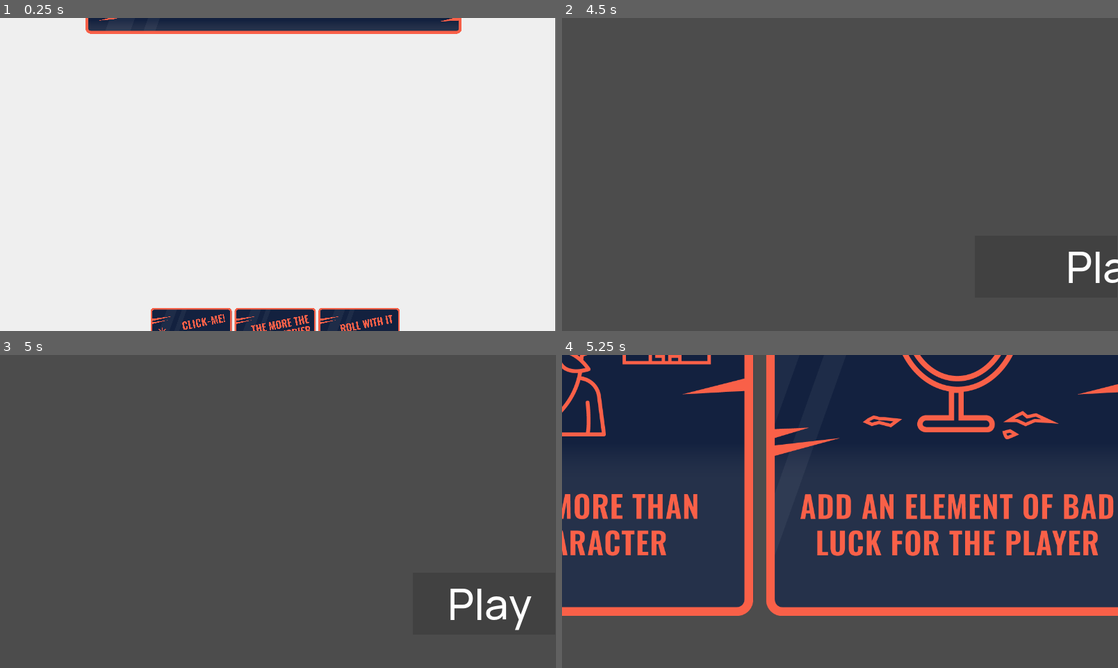
Above: before the commit, frames 1-4 (two rows, left to right).
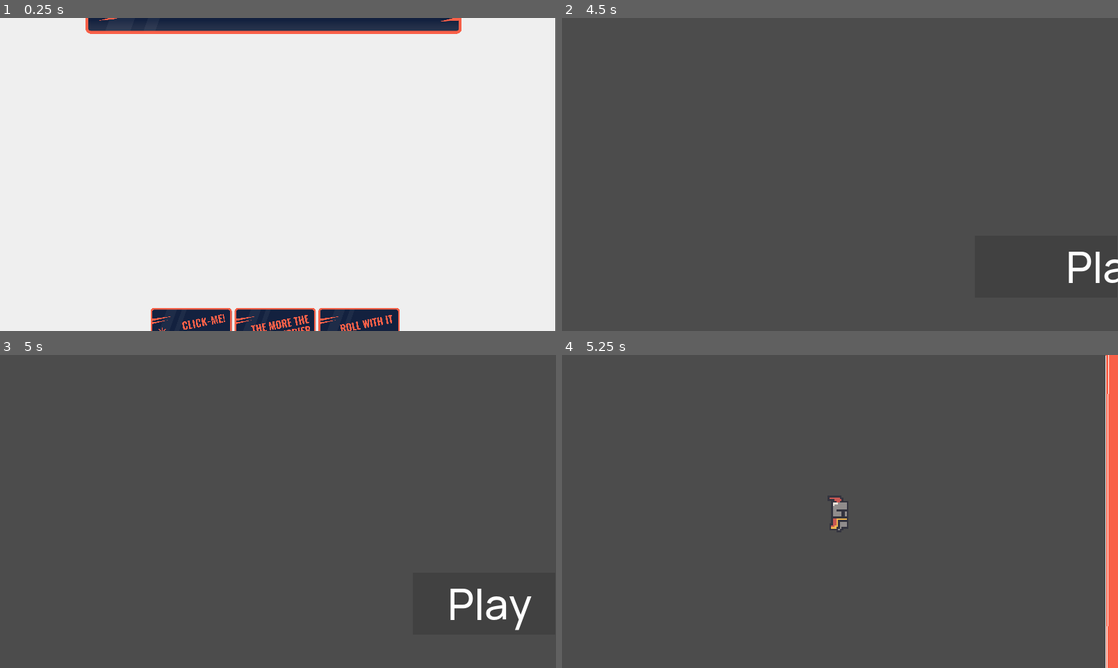
Above: after the commit, the same moments.

Repository: A-Sandwich/Godot-Wild-Jam-44-Fragile
Game: Godot game, scene res://SplashScreen/SplashScreen.tscn
Two runs of this game, one before a commit and one after it. Both use one fixed random seed, a clock stepped at 60 frames per second and the inputs below.
Inputs (mouse positions are in pixels of both pictures, inside the frame that each line leads up to):
- Up to frame 1 (0.25 s): no input
- Up to frame 2 (4.5 s): tap Enter (ui_accept) at 0.5, 0.77, 0.8, 1.07, 1.25, 1.35, 1.52, 1.82, 2, 2.3, 2.75, 3.02, 3.32, 3.6, 3.77, 4.07 s; hold D (move_right, bound only after the commit) 0.53-1.28 s; tap Space (attack, bound only after the commit) at 0.6, 1.55, 2.1, 2.85, 4.35 s; hold S (move_down, bound only after the commit) 1.28-2.03 s; hold D (move_right, bound only after the commit) 2.03-2.78 s; hold W (move_up, bound only after the commit) 2.78-3.53 s; hold A (move_left, bound only after the commit) from 3.53 s (still down)
- Up to frame 3 (5 s): keep holding A (move_left, bound only after the commit); tap Enter (ui_accept) at 4.52, 4.82 s
- Up to frame 4 (5.25 s): release A (move_left, bound only after the commit) at 5 s; click (1062, 602) at 5 s

Frames 1-3 are identical in both runs. In frame 4, 81% of the frame differs, in the area x 0-100%, y 0-100%.

Commit message:
shatter kind of works

Diff:
--- /dev/null
+++ b/Characters/Player.gd
@@ -0,0 +1,41 @@
+extends KinematicBody2D
+
+var SPEED = 200
+var SHATTERSPRITE = preload("res://Libs/ShatterSprite.tscn")
+
+func _ready():
+	pass
+
+func _physics_process(delta):
+	ProcessInput()
+
+func ProcessInput():
+	var direction = Vector2.ZERO
+	if Input.is_action_pressed("move_up"):
+		direction.y = -1
+	if Input.is_action_pressed("move_down"):
+		direction.y = 1
+	if Input.is_action_pressed("move_right"):
+		direction.x = 1
+	if Input.is_action_pressed("move_left"):
+		direction.x = -1
+
+	if Input.is_action_just_pressed("attack"):
+		$AnimatedSprite.stop()
+		$AnimatedSprite.visible = false
+		var shatterSprite = SHATTERSPRITE.instance()
+		shatterSprite.position = position
+		var image = $AnimatedSprite.frames.get_frame($AnimatedSprite.animation, $AnimatedSprite.frame).get_data()
+		var imgTexture = ImageTexture.new()
+		imgTexture.create_from_image(image, 0)
+		shatterSprite.texture = imgTexture
+		add_child(shatterSprite)
+		shatterSprite.shatter()
+		#$AnimatedSprite.stop()
+		#var texture = $AnimatedSprite.frames.get_frame($AnimatedSprite.animation, $AnimatedSprite.frame)
+		#$AnimatedSprite.visible = false
+		#$Sprite.texture = texture
+		#$Sprite.update()
+		#$Sprite/ShardEmitter.shatter()
+
+	move_and_slide(direction * SPEED)
--- /dev/null
+++ b/Characters/Player.tscn
@@ -0,0 +1,164 @@
+[gd_scene load_steps=30 format=2]
+
+[ext_resource path="res://Assets/Sprites/camelot_ v1.0/lancelot_.png" type="Texture" id=1]
+[ext_resource path="res://Characters/Player.gd" type="Script" id=2]
+[ext_resource path="res://Libs/ShardEmitter.tscn" type="PackedScene" id=3]
+
+[sub_resource type="AtlasTexture" id=1]
+atlas = ExtResource( 1 )
+region = Rect2( 0, 0, 24, 24 )
+
+[sub_resource type="AtlasTexture" id=2]
+atlas = ExtResource( 1 )
+region = Rect2( 24, 0, 24, 24 )
+
+[sub_resource type="AtlasTexture" id=3]
+atlas = ExtResource( 1 )
+region = Rect2( 48, 0, 24, 24 )
+
+[sub_resource type="AtlasTexture" id=4]
+atlas = ExtResource( 1 )
+region = Rect2( 72, 0, 24, 24 )
+
+[sub_resource type="AtlasTexture" id=5]
+atlas = ExtResource( 1 )
+region = Rect2( 0, 48, 24, 24 )
+
+[sub_resource type="AtlasTexture" id=6]
+atlas = ExtResource( 1 )
+region = Rect2( 24, 48, 24, 24 )
+
+[sub_resource type="AtlasTexture" id=7]
+atlas = ExtResource( 1 )
+region = Rect2( 48, 48, 24, 24 )
+
+[sub_resource type="AtlasTexture" id=8]
+atlas = ExtResource( 1 )
+region = Rect2( 72, 48, 24, 24 )
+
+[sub_resource type="AtlasTexture" id=9]
+atlas = ExtResource( 1 )
+region = Rect2( 0, 24, 24, 24 )
+
+[sub_resource type="AtlasTexture" id=10]
+atlas = ExtResource( 1 )
+region = Rect2( 24, 24, 24, 24 )
+
+[sub_resource type="AtlasTexture" id=11]
+atlas = ExtResource( 1 )
+region = Rect2( 48, 24, 24, 24 )
+
+[sub_resource type="AtlasTexture" id=12]
+atlas = ExtResource( 1 )
+region = Rect2( 72, 24, 24, 24 )
+
+[sub_resource type="AtlasTexture" id=13]
+atlas = ExtResource( 1 )
+region = Rect2( 0, 120, 24, 24 )
+
+[sub_resource type="AtlasTexture" id=14]
+atlas = ExtResource( 1 )
+region = Rect2( 24, 120, 24, 24 )
+
+[sub_resource type="AtlasTexture" id=15]
+atlas = ExtResource( 1 )
+region = Rect2( 48, 120, 24, 24 )
+
+[sub_resource type="AtlasTexture" id=16]
+atlas = ExtResource( 1 )
+region = Rect2( 72, 120, 24, 24 )
+
+[sub_resource type="AtlasTexture" id=17]
+atlas = ExtResource( 1 )
+region = Rect2( 0, 72, 24, 24 )
+
+[sub_resource type="AtlasTexture" id=18]
+atlas = ExtResource( 1 )
+region = Rect2( 24, 72, 24, 24 )
+
+[sub_resource type="AtlasTexture" id=19]
+atlas = ExtResource( 1 )
+region = Rect2( 48, 72, 24, 24 )
+
+[sub_resource type="AtlasTexture" id=20]
+atlas = ExtResource( 1 )
+region = Rect2( 72, 72, 24, 24 )
+
+[sub_resource type="AtlasTexture" id=21]
+atlas = ExtResource( 1 )
+region = Rect2( 0, 96, 24, 24 )
+
+[sub_resource type="AtlasTexture" id=22]
+atlas = ExtResource( 1 )
+region = Rect2( 24, 96, 24, 24 )
+
+[sub_resource type="AtlasTexture" id=23]
+atlas = ExtResource( 1 )
+region = Rect2( 48, 96, 24, 24 )
+
+[sub_resource type="AtlasTexture" id=24]
+atlas = ExtResource( 1 )
+region = Rect2( 72, 96, 24, 24 )
+
+[sub_resource type="SpriteFrames" id=25]
+animations = [ {
+"frames": [ SubResource( 1 ), SubResource( 2 ), SubResource( 3 ), SubResource( 4 ) ],
+"loop": true,
+"name": "default",
+"speed": 5.0
+}, {
+"frames": [ SubResource( 5 ), SubResource( 6 ), SubResource( 7 ), SubResource( 8 ) ],
+"loop": true,
+"name": "Run",
+"speed": 5.0
+}, {
+"frames": [ SubResource( 9 ), SubResource( 10 ), SubResource( 11 ), SubResource( 12 ) ],
+"loop": true,
+"name": "Walk",
+"speed": 5.0
+}, {
+"frames": [ SubResource( 13 ), SubResource( 14 ), SubResource( 15 ), SubResource( 16 ) ],
+"loop": true,
+"name": "Died",
+"speed": 2.0
+}, {
+"frames": [ SubResource( 17 ), SubResource( 18 ), SubResource( 19 ), SubResource( 20 ) ],
+"loop": true,
+"name": "Turn",
+"speed": 5.0
+}, {
+"frames": [ SubResource( 21 ), SubResource( 22 ), SubResource( 23 ), SubResource( 24 ) ],
+"loop": true,
+"name": "Damage",
+"speed": 5.0
+} ]
+
+[sub_resource type="CapsuleShape2D" id=26]
+radius = 5.0
+height = 8.0
+
+[node name="Player" type="KinematicBody2D"]
+collision_layer = 0
+collision_mask = 0
+script = ExtResource( 2 )
+
+[node name="AnimatedSprite" type="AnimatedSprite" parent="."]
+frames = SubResource( 25 )
+animation = "Run"
+frame = 3
+
+[node name="ShardEmitter" parent="AnimatedSprite" instance=ExtResource( 3 )]
+visible = false
+scale = Vector2( 1, 1 )
+nbr_of_shards = 10
+
+[node name="Sprite" type="Sprite" parent="AnimatedSprite/ShardEmitter"]
+scale = Vector2( 0.1, 0.1 )
+
+[node name="CollisionShape2D" type="CollisionShape2D" parent="."]
+position = Vector2( -1, 4 )
+shape = SubResource( 26 )
+
+[node name="Camera2D" type="Camera2D" parent="."]
+current = true
+zoom = Vector2( 0.25, 0.25 )
--- a/Levels/Level00.tscn
+++ b/Levels/Level00.tscn
@@ -1,13 +1,19 @@
-[gd_scene load_steps=4 format=2]
+[gd_scene load_steps=5 format=2]
 
 [ext_resource path="res://Levels/Sprite.gd" type="Script" id=1]
 [ext_resource path="res://Assets/Images/GWJ/43-All-Cards.png" type="Texture" id=2]
 [ext_resource path="res://Libs/ShardEmitter.tscn" type="PackedScene" id=3]
+[ext_resource path="res://Characters/Player.tscn" type="PackedScene" id=4]
 
 [node name="Level00" type="Node2D"]
 
+[node name="Player" parent="." instance=ExtResource( 4 )]
+position = Vector2( 1163, 1399 )
+
 [node name="Sprite" type="Sprite" parent="."]
+position = Vector2( 2666, 1199 )
 texture = ExtResource( 2 )
 script = ExtResource( 1 )
 
 [node name="ShardEmitter" parent="Sprite" instance=ExtResource( 3 )]
+display_triangles = true
--- a/Libs/ShardEmitter.gd
+++ b/Libs/ShardEmitter.gd
@@ -5,8 +5,8 @@
 u/twinpixelriot
 """
 export(int, 200) var nbr_of_shards = 20 #sets the number of break points
-export(float) var threshhold = 10.0 #prevents slim triangles being created at the sprite edges
-export(float) var min_impulse = 50.0 #impuls of the shards upon breaking
+export(float) var threshhold = 1.0 #prevents slim triangles being created at the sprite edges
+export(float) var min_impulse = 20.0 #impuls of the shards upon breaking
 export(float) var max_impulse = 200.0
 export(float) var lifetime = 5.0 #lifetime of the shards
 export var display_triangles = false #debugging: display sprite triangulation
@@ -71,13 +71,193 @@
 		update()
 		call_deferred("add_shards")
 
+func sprite():
+	if get_parent() is AnimatedSprite:
+		var parent = get_parent()
+		var image = parent.frames.get_frame(parent.animation, parent.frame).get_data()
+		var imgTexture = ImageTexture.new()
+		imgTexture.create_from_image(image, 0)
+		$Sprite.texture = imgTexture
+		$Sprite.scale = $Sprite.scale * 10
+		$Sprite.update()
+		var _rect = $Sprite.get_rect()
+		var points = []
+		#add outer frame points
+		points.append(_rect.position)
+		points.append(_rect.position + Vector2(_rect.size.x, 0))
+		points.append(_rect.position + Vector2(0, _rect.size.y))
+		points.append(_rect.end)
+
+		#add random break points
+		for i in nbr_of_shards:
+			var p = _rect.position + Vector2(rand_range(0, _rect.size.x), rand_range(0, _rect.size.y))
+			#move outer points onto rectangle edges
+			if p.x < _rect.position.x + threshhold:
+				p.x = _rect.position.x
+			elif p.x > _rect.end.x - threshhold:
+				p.x = _rect.end.x
+			if p.y < _rect.position.y + threshhold:
+				p.y = _rect.position.y
+			elif p.y > _rect.end.y - threshhold:
+				p.y = _rect.end.y
+			points.append(p)
+
+		#calculate triangles
+		var delaunay = Geometry.triangulate_delaunay_2d(points)
+		for i in range(0, delaunay.size(), 3):
+			triangles.append([points[delaunay[i + 2]], points[delaunay[i + 1]], points[delaunay[i]]])
+
+		#create RigidBody2D shards
+		var texture = $Sprite.texture
+		for t in triangles:
+			var center = Vector2((t[0].x + t[1].x + t[2].x)/3.0,(t[0].y + t[1].y + t[2].y)/3.0)
+
+			var shard = SHARD.instance()
+			shard.position = center
+			shard.hide()
+			shards.append(shard)
+
+			#setup polygons & collision shapes
+			shard.get_node("Polygon2D").texture = texture
+			shard.get_node("Polygon2D").polygon = t
+			shard.get_node("Polygon2D").position = -center
+
+			#shrink polygon so that the collision shapes don't overlapp
+			var shrunk_triangles = Geometry.offset_polygon_2d(t, -2)
+			if shrunk_triangles.size() > 0:
+				shard.get_node("CollisionPolygon2D").polygon = shrunk_triangles[0]
+			else:
+				shard.get_node("CollisionPolygon2D").polygon = t
+			shard.get_node("CollisionPolygon2D").position = -center
+
+		update()
+		call_deferred("add_shards")
+
+func animated():
+	if get_parent() is AnimatedSprite:
+		var parent = get_parent()
+		var image = parent.frames.get_frame(parent.animation, parent.frame).get_data()
+		var texture = ImageTexture.new()
+		texture.create_from_image(image, 0)
+		var _rect = Rect2(parent.position, image.get_size())
+		var points = []
+		#add outer frame points
+		points.append(_rect.position)
+		points.append(_rect.position + Vector2(_rect.size.x, 0))
+		points.append(_rect.position + Vector2(0, _rect.size.y))
+		points.append(_rect.end)
+
+		#add random break points
+		for i in nbr_of_shards:
+			var p = _rect.position + Vector2(rand_range(0, _rect.size.x), rand_range(0, _rect.size.y))
+			#move outer points onto rectangle edges
+			if p.x < _rect.position.x + threshhold:
+				p.x = _rect.position.x
+			elif p.x > _rect.end.x - threshhold:
+				p.x = _rect.end.x
+			if p.y < _rect.position.y + threshhold:
+				p.y = _rect.position.y
+			elif p.y > _rect.end.y - threshhold:
+				p.y = _rect.end.y
+			points.append(p)
+
+		#calculate triangles
+		var delaunay = Geometry.triangulate_delaunay_2d(points)
+		for i in range(0, delaunay.size(), 3):
+			triangles.append([points[delaunay[i + 2]], points[delaunay[i + 1]], points[delaunay[i]]])
+
+		#create RigidBody2D shards
+		for t in triangles:
+			var center = Vector2((t[0].x + t[1].x + t[2].x)/3.0,(t[0].y + t[1].y + t[2].y)/3.0)
+
+			var shard = SHARD.instance()
+			shard.position = center
+			shard.hide()
+			shards.append(shard)
+
+			#setup polygons & collision shapes
+			shard.get_node("Polygon2D").texture = texture
+			shard.get_node("Polygon2D").polygon = t
+			shard.get_node("Polygon2D").position = -center
+
+			#shrink polygon so that the collision shapes don't overlapp
+			var shrunk_triangles = Geometry.offset_polygon_2d(t, -2)
+			if shrunk_triangles.size() > 0:
+				shard.get_node("CollisionPolygon2D").polygon = shrunk_triangles[0]
+			else:
+				shard.get_node("CollisionPolygon2D").polygon = t
+			shard.get_node("CollisionPolygon2D").position = -center
+
+		update()
+		call_deferred("add_shards")
 
 func add_shards() -> void:
 	for s in shards:
 		get_parent().add_child(s)
 
+func setup_animated_sprite():
+	if get_parent() is AnimatedSprite:
+		var parent = get_parent()
+		parent.stop()
+		var texture = parent.frames.get_frame(parent.animation, parent.frame)
+		texture.get_data().get_rect()
+		var texture_end = Vector2(parent.position.x + texture.get_width(), parent.position.y + texture.get_height())
+		var _size = texture.get_size()
+		var points = []
+		#add outer frame points
+		points.append(parent.position)
+		points.append(parent.position + Vector2(_size.x, 0))
+		points.append(parent.position + Vector2(0, _size.y))
+		points.append(texture_end)
+
+		#add random break points
+		for i in nbr_of_shards:
+			var p = parent.position + Vector2(rand_range(0, _size.x), rand_range(0, _size.y))
+			#move outer points onto rectangle edges
+			if p.x < parent.position.x + threshhold:
+				p.x = parent.position.x
+			elif p.x > texture_end.x - threshhold:
+				p.x = texture_end.x
+			if p.y < parent.position.y + threshhold:
+				p.y = parent.position.y
+			elif p.y > texture_end.y - threshhold:
+				p.y = texture_end.y
+			points.append(p)
+
+		#calculate triangles
+		var delaunay = Geometry.triangulate_delaunay_2d(points)
+		for i in range(0, delaunay.size(), 3):
+			triangles.append([points[delaunay[i + 2]], points[delaunay[i + 1]], points[delaunay[i]]])
+
+		#create RigidBody2D shards
+		for t in triangles:
+			var center = Vector2((t[0].x + t[1].x + t[2].x)/3.0,(t[0].y + t[1].y + t[2].y)/3.0)
+
+			var shard = SHARD.instance()
+			shard.position = center
+			shard.hide()
+			shards.append(shard)
+
+			#setup polygons & collision shapes
+			shard.get_node("Polygon2D").texture = texture
+			shard.get_node("Polygon2D").polygon = t
+			shard.get_node("Polygon2D").position = -center
+
+			#shrink polygon so that the collision shapes don't overlapp
+			var shrunk_triangles = Geometry.offset_polygon_2d(t, -2)
+			if shrunk_triangles.size() > 0:
+				shard.get_node("CollisionPolygon2D").polygon = shrunk_triangles[0]
+			else:
+				shard.get_node("CollisionPolygon2D").polygon = t
+			shard.get_node("CollisionPolygon2D").position = -center
+
+		update()
+		call_deferred("add_shards")
+
 
 func shatter() -> void:
+	if get_parent() is AnimatedSprite:
+		sprite()
 	randomize()
 	get_parent().self_modulate.a = 0
 	for s in shards:
--- /dev/null
+++ b/Libs/ShatterSprite.gd
@@ -0,0 +1,8 @@
+extends Sprite
+
+
+func _ready():
+	pass
+
+func shatter():
+	$ShardEmitter.shatter()
--- /dev/null
+++ b/Libs/ShatterSprite.tscn
@@ -0,0 +1,9 @@
+[gd_scene load_steps=3 format=2]
+
+[ext_resource path="res://Libs/ShardEmitter.tscn" type="PackedScene" id=1]
+[ext_resource path="res://Libs/ShatterSprite.gd" type="Script" id=2]
+
+[node name="ShatterSprite" type="Sprite"]
+script = ExtResource( 2 )
+
+[node name="ShardEmitter" parent="." instance=ExtResource( 1 )]
--- a/project.godot
+++ b/project.godot
@@ -49,6 +49,34 @@
 "svg/scale": 1.0
 }
 
+[input]
+
+move_right={
+"deadzone": 0.5,
+"events": [ Object(InputEventKey,"resource_local_to_scene":false,"resource_name":"","device":0,"alt":false,"shift":false,"control":false,"meta":false,"command":false,"pressed":false,"scancode":0,"physical_scancode":68,"unicode":0,"echo":false,"script":null)
+ ]
+}
+move_left={
+"deadzone": 0.5,
+"events": [ Object(InputEventKey,"resource_local_to_scene":false,"resource_name":"","device":0,"alt":false,"shift":false,"control":false,"meta":false,"command":false,"pressed":false,"scancode":0,"physical_scancode":65,"unicode":0,"echo":false,"script":null)
+ ]
+}
+move_up={
+"deadzone": 0.5,
+"events": [ Object(InputEventKey,"resource_local_to_scene":false,"resource_name":"","device":0,"alt":false,"shift":false,"control":false,"meta":false,"command":false,"pressed":false,"scancode":0,"physical_scancode":87,"unicode":0,"echo":false,"script":null)
+ ]
+}
+move_down={
+"deadzone": 0.5,
+"events": [ Object(InputEventKey,"resource_local_to_scene":false,"resource_name":"","device":0,"alt":false,"shift":false,"control":false,"meta":false,"command":false,"pressed":false,"scancode":0,"physical_scancode":83,"unicode":0,"echo":false,"script":null)
+ ]
+}
+attack={
+"deadzone": 0.5,
+"events": [ Object(InputEventKey,"resource_local_to_scene":false,"resource_name":"","device":0,"alt":false,"shift":false,"control":false,"meta":false,"command":false,"pressed":false,"scancode":0,"physical_scancode":32,"unicode":0,"echo":false,"script":null)
+ ]
+}
+
 [physics]
 
 common/enable_pause_aware_picking=true
